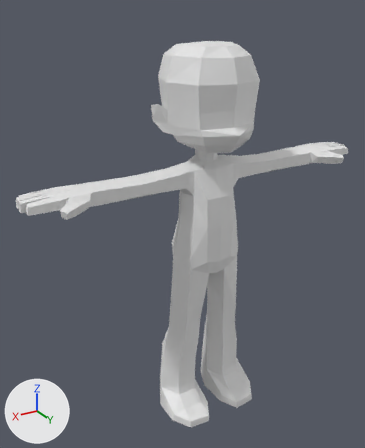
One commit to the Blender file 3D model/SlipOrigin.blend: the scene before it, then after it.
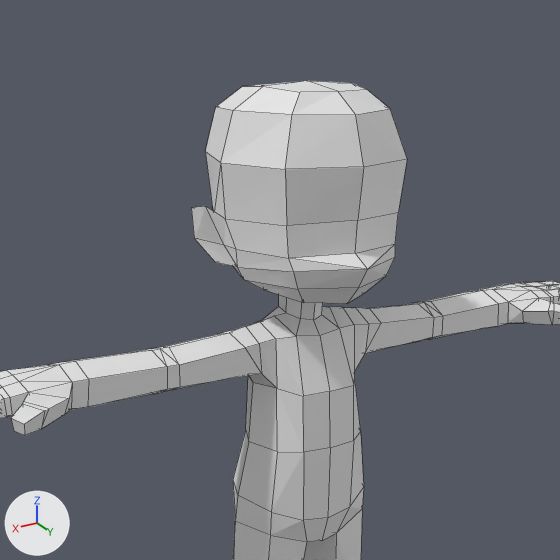
There are two pictures of each version: one whole from a 50 mm lens placed at (4.03, 6.02, 6.38), pointed at (0.53, 0.18, 3.45), one close up on the part from 15% to 92% of the width and 0% to 63% of the height. The lights are fixed; the arrows at lower left show +X, +Y and +Z. The close-ups show mesh edges as thin lines.

In view in the first close-up: 'Slip_basemesh'.
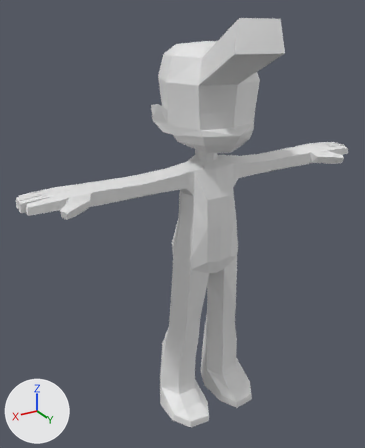
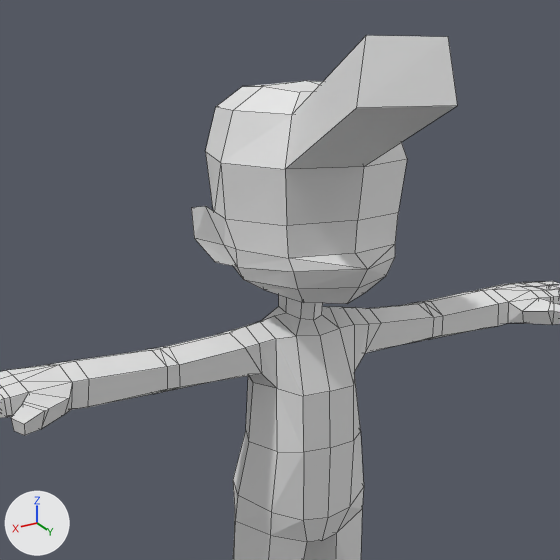
Pixel boxes (x1, y1, x2, y2) of what changed, in the close-ups (560 x 560 px):
```json
{"object": "Slip_basemesh", "change": "reshaped", "before": [0, 81, 560, 560], "after": [0, 35, 560, 560]}
{"part": 1, "of": "me_cube_002", "change": "built on", "before": [285, 114, 364, 169], "after": [285, 35, 457, 169]}
```

The change, as JSON lines over the scene's bpy script:
```json
{"block": "me_cube_002", "where": "me_cube_002.from_pydata(...)  # 508 vertices, 558 faces; spans x -2.78..2.78, y -0.75..0.77, z -1.66..4.32"}
{"block": "me_cube_002", "where": "# used by ob_slip_basemesh; location = (0.0, 0.0, 1.637)"}
{"block": "me_cube_002", "where": "# verts and faces of me_cube_002; kept vertices keep their numbers, new ones are numbered from 508"}
{"block": "me_cube_002", "where": "# before: 227 (0.0, 0.67, 3.83) at pixel (363, 166), 228 (0.0, 0.57, 4.14) at pixel (355, 114), 244 (0.49, 0.51, 3.83) at pixel (285, 169), 247 (0.39, 0.42, 4.15) at pixel (292, 114)"}
{"block": "me_cube_002", "change": "me_cube_002 part 1"}
{"op": "add", "block": "me_cube_002", "code": "delete_faces([(227, 228, 247, 244)])"}
{"op": "add", "block": "me_cube_002", "code": "for new, old in zip([*range(508, 512)], [227, 228, 244, 247]): verts[new] = verts[old] + (0.49, 1.39, 0.49)"}
{"op": "add", "block": "me_cube_002", "code": "faces += [(227, 228, 509, 508), (508, 509, 511, 510), (227, 508, 510, 244), (244, 510, 511, 247), (228, 247, 511, 509)]  # mat_material_002 (white #e7e7e7)"}
```
